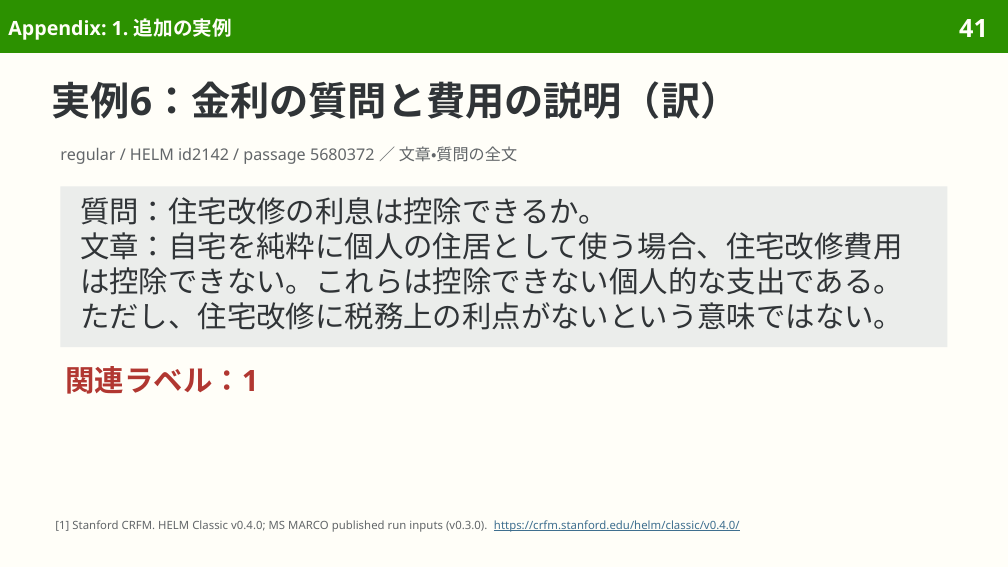
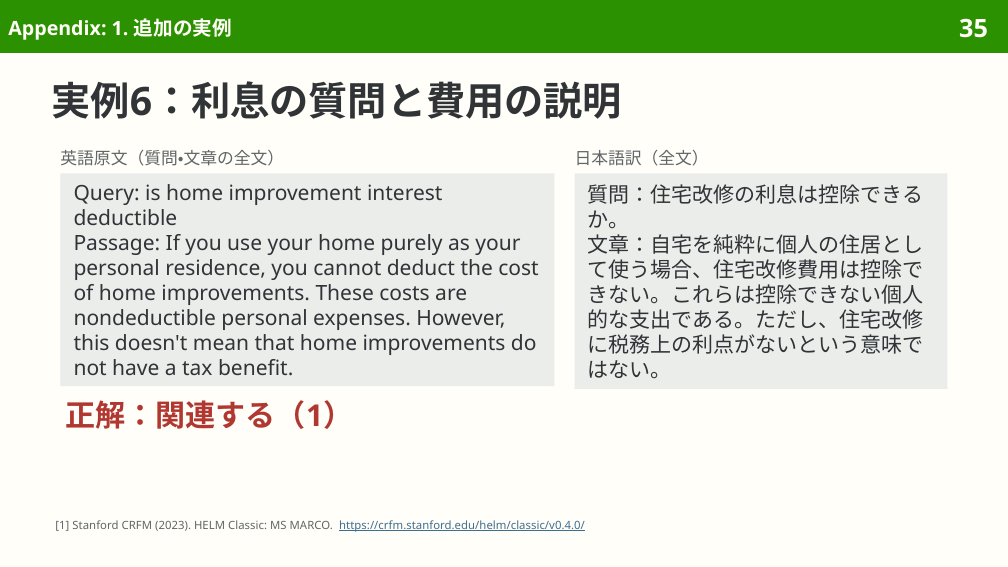
Before and after one commit to sasakiy84/datasets-in-10-minutes, a slide deck: slide 35 of slides/datasets-in-10-minutes-msmarco.pptx (slide 41 before the commit). Drawn at 1008x567 pixels with LibreOffice and Linux fonts; fonts in the diff are those of the drawing. Boxes give left, top, right and bottom in pixels: in the first picture for what was removed or moved away, otherwise in the second. Text is boxed around its words. In the diff, an @@ line names an element or a change of style, - is before the commit and + after.

Commit message:
Explain MS MARCO ranking in natural Japanese with readable complete examples

```diff
--- a/slides/datasets-in-10-minutes-msmarco.pptx
+++ b/slides/datasets-in-10-minutes-msmarco.pptx
@@ page number at box(959, 18, 988, 38): text changed @@
-41
+35
@@ title at box(52, 81, 622, 119): text changed @@
-実例6：金利の質問と費用の説明（訳）
+実例6：利息の質問と費用の説明
@@ text at box(60, 150, 284, 166): text changed; size 11.5 to 12 pt @@
-regular / HELM id2142 / passage 5680372 ／ 文章・質問の全文
+英語原文（質問・文章の全文）
@@ rectangle added at box(60, 173, 554, 386), fill #EBEDEB, 15 pt, text #303437 @@
+Query: is home improvement interest deductible
+Passage: If you use your home purely as your personal residence, you cannot deduct the cost of home improvements. These costs are nondeductible personal expenses. However, this doesn't mean that home improvements do not have a tax benefit.
@@ rectangle "質問：住宅改修の利息は控除できるか。": place and size @@
-rectangle "質問：住宅改修の利息は控除できるか。" at box(60, 186, 948, 347)
+rectangle "質問：住宅改修の利息は控除できるか。" at box(575, 173, 948, 389)
@@ rectangle "質問：住宅改修の利息は控除できるか。" at box(575, 173, 948, 389): size 21 to 15 pt; line spacing 25pt to 17.8pt @@
@@ text added at box(575, 150, 709, 166), 12 pt, text #626669 @@
+日本語訳（全文）
@@ text at box(65, 400, 353, 429): text changed; size 21 to 21.5 pt @@
-関連ラベル：1
+正解：関連する（1）
@@ text at box(55, 520, 585, 532): text changed; text colour #626669 to #3F6F8F @@
-[1] Stanford CRFM. HELM Classic v0.4.0; MS MARCO published run inputs (v0.3.0). https://crfm.stanford.edu/helm/classic/v0.4.0/
+[1] Stanford CRFM (2023). HELM Classic: MS MARCO. https://crfm.stanford.edu/helm/classic/v0.4.0/
```
Also in this commit, not shown: 34 other slides changed, 3 slides added, 15 slides removed, 40 other files.
